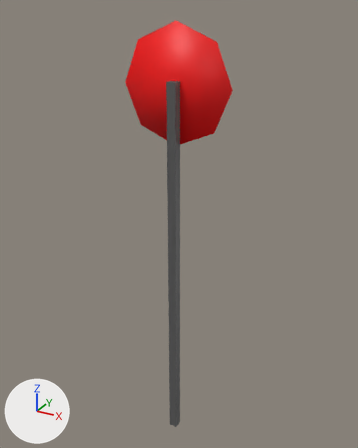
An edit to the FBX model Assets/mapa modelos/PlacaHexagonal.fbx, drawn before and after from the same camera.
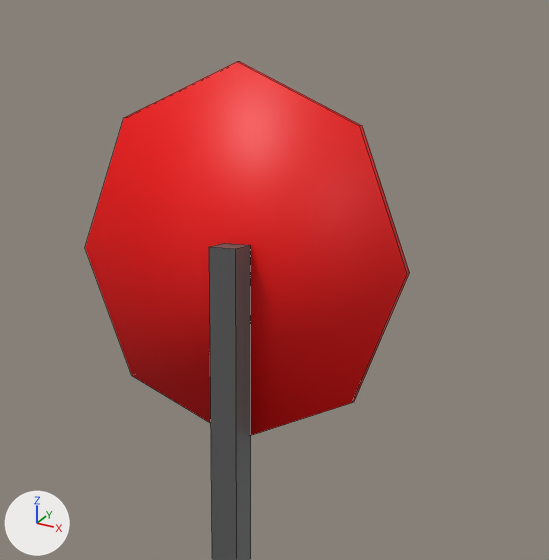
Each version is shown whole from a 50 mm lens placed at (4.03, -7.21, 8.38), pointed at (-0.07, 0.25, 4.66), then close up on the part from 27% to 78% of the width and 0% to 41% of the height. The axes (+X, +Y, +Z) are drawn at lower left. The lights are the same throughout. The close-ups show mesh edges as thin lines.

The first close-up shows 'PlacaHexagonal'.
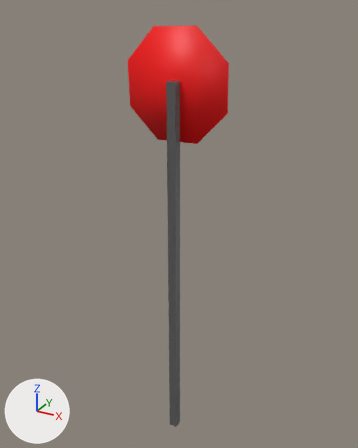
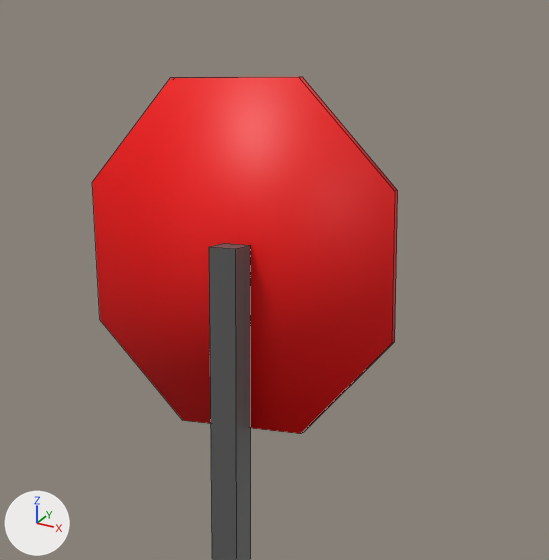
The change in detail:
me_circle_006 has 24 vertices, 16 faces and spans x -1.02..0.96, y -0.11..0.09, z 0.0..8.18.
me_circle_006 is used by ob_placahexagonal; location (0.0, 0.0, 0.0).
me_circle_006 part 1: the loose piece of 16 vertices spanning x -1.02..0.96, y 0.05..0.09, z 6.2..8.18 is turned -23.8 degrees about the y axis through its middle.

Location of each change, [x1, y1, x2, y2] in pixels of the close-ups (549 x 560 px; the box of a moved part takes in the faces that stretch with it):
'PlacaHexagonal', reshaped: before [85, 62, 410, 560]; after [92, 77, 398, 560]
part 1 of me_circle_006, moved or reshaped: before [85, 62, 410, 436]; after [92, 77, 398, 434]
